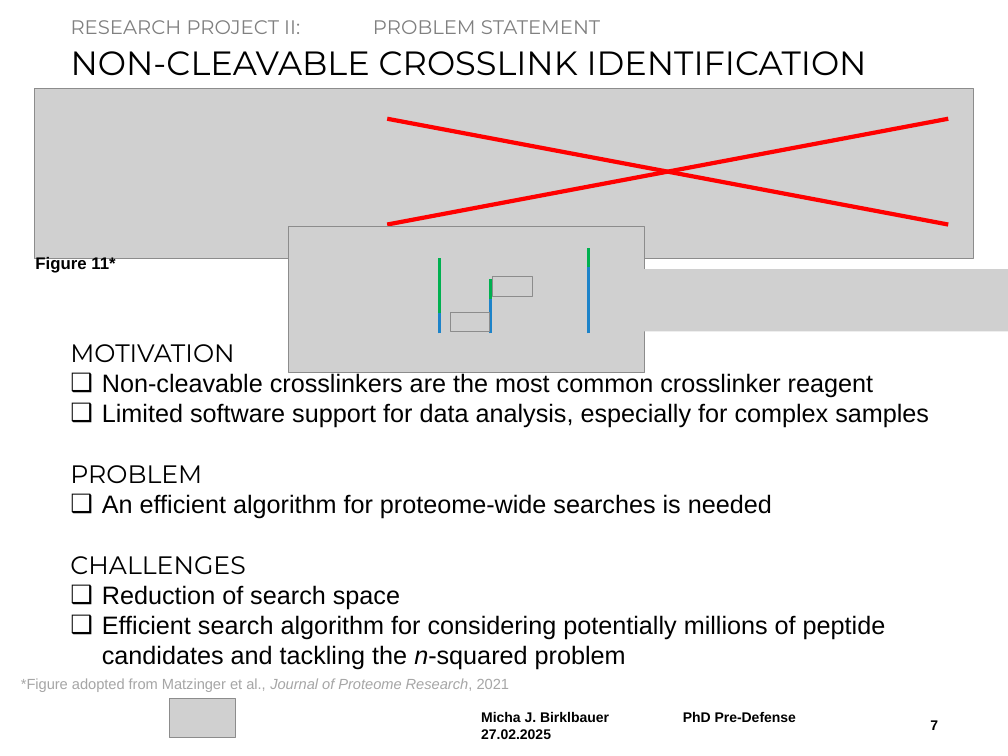
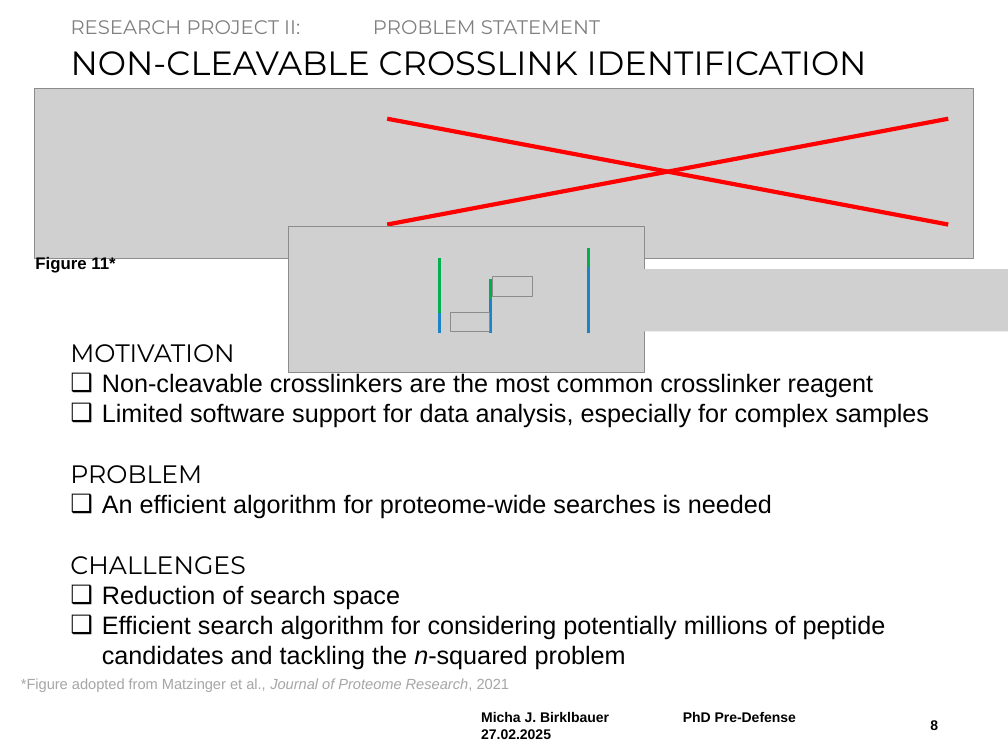
Before and after one commit to michabirklbauer/dissertation, a slide deck: slide 8 of pre-defense/presentation/Pre-defense.pptx (slide 7 before the commit). Drawn at 1008x756 pixels with LibreOffice and Linux fonts; fonts in the diff are those of the drawing; grey boxes stand for pictures; background and template pictures are left out. Boxes give left, top, right and bottom in pixels: in the first picture for what was removed or moved away, otherwise in the second. Text is boxed around its words. In the diff, an @@ line names an element or a change of style, - is before the commit and + after.

```diff
--- a/pre-defense/presentation/Pre-defense.pptx
+++ b/pre-defense/presentation/Pre-defense.pptx
@@ picture removed at (x1=169, y1=699, x2=235, y2=739) @@
@@ page number at (x1=930, y1=720, x2=938, y2=730): text changed @@
-7
+8
```
Also in this commit, not shown: 9 other slides changed, 1 slide added, 1 other file.
